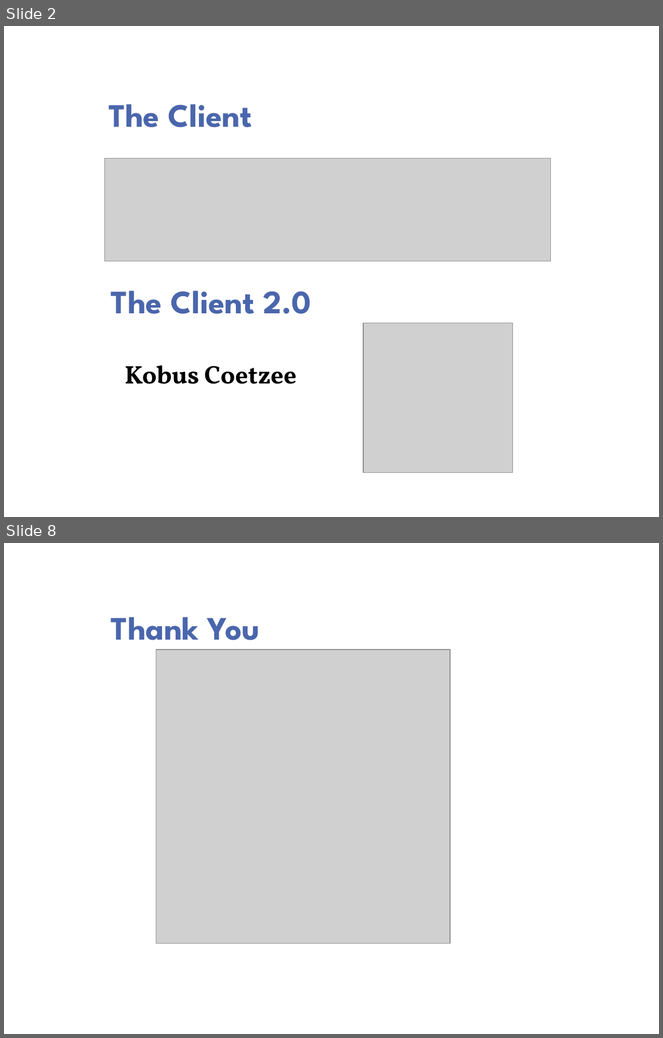
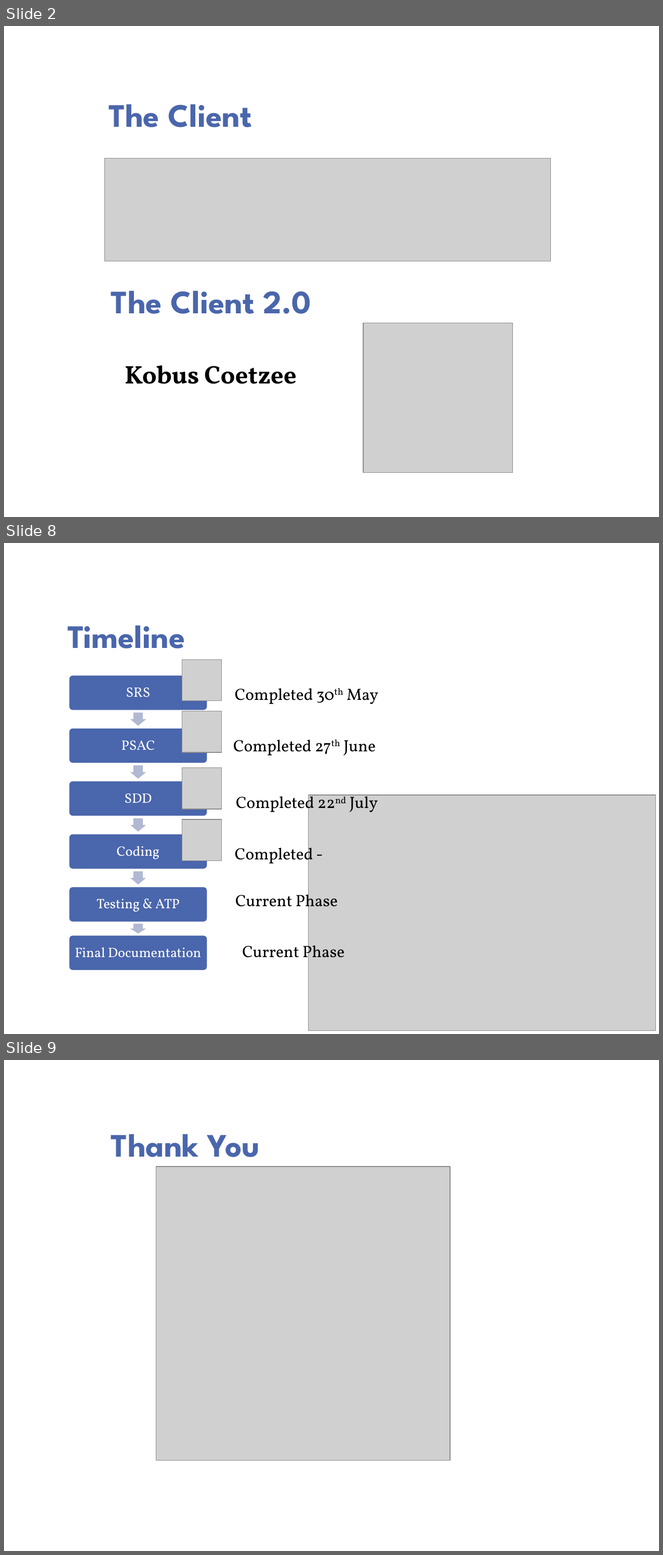
Before and after one commit to psengelke/linphone-android-group-chat, a slide deck: Project Documentation/Demos/Demo 04/Demo 03.pptx. Shown one above the other, each under a label of ours: slides 2 and 8 before the commit, slides 2, 8 and 9 after it; the slides between them are not shown. The pictures are 663x1038 and 663x1555 pixels, drawn with LibreOffice and Linux fonts; fonts in the diff are those of the drawing; grey boxes stand for pictures; background and template pictures are left out. Boxes give left, top, right and bottom in pixels: in the first picture for what was removed or moved away, otherwise in the second. Text is boxed around its words. In the diff, an @@ line names an element or a change of style, - is before the commit and + after.

```diff
--- a/Project Documentation/Demos/Demo 04/Demo 03.pptx
+++ b/Project Documentation/Demos/Demo 04/Demo 03.pptx
@@ slide 8 added at [4,543,659,1034], background picture (left out) @@
@@ title added at [68,625,185,649], 36 pt, text #4A66AC, bold @@
+Timeline
@@ picture added at [182,659,221,701] @@
@@ text added at [235,688,378,704], 18 pt, text #000000 @@
+Completed 30th May
@@ picture added at [182,711,221,753] @@
@@ text added at [233,740,376,756], 18 pt, text #000000 @@
+Completed 27th June
@@ picture added at [182,768,221,810] @@
@@ text added at [236,793,378,816], 18 pt, text #000000 @@
+Completed 22nd July
@@ picture added at [309,795,656,1031] @@
@@ picture added at [182,820,221,861] @@
@@ text added at [235,845,313,868], 18 pt, text #000000 @@
+Completed -
@@ text added at [235,891,338,914], 18 pt, text #000000 @@
+Current Phase
@@ group added at [69,676,207,971]: 6 rounded rectangles, 6 texts, 5 right arrows @@
+SRS
+PSAC
+SDD
+Coding
+Testing & ATP
+Final Documentation
@@ text added at [242,942,345,965], 18 pt, text #000000 @@
+Current Phase
@@ what was slide 8 is now slide 9 @@
```
Also in this commit, not shown: 5 slides changed.
